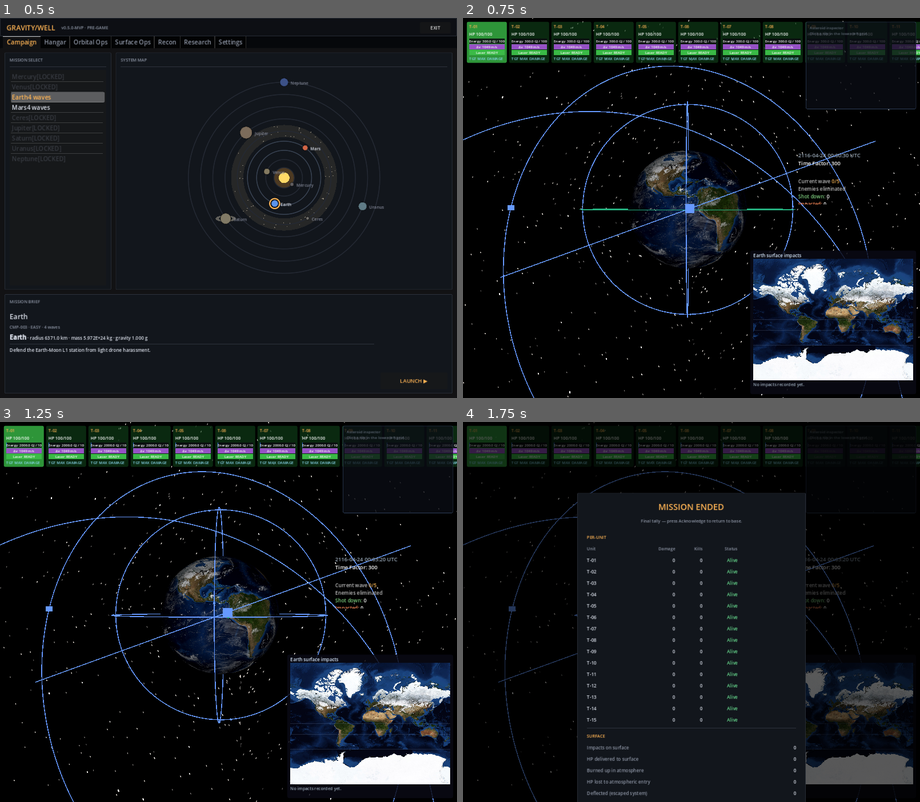
Above: before the commit, frames 1-4 (two rows, left to right).
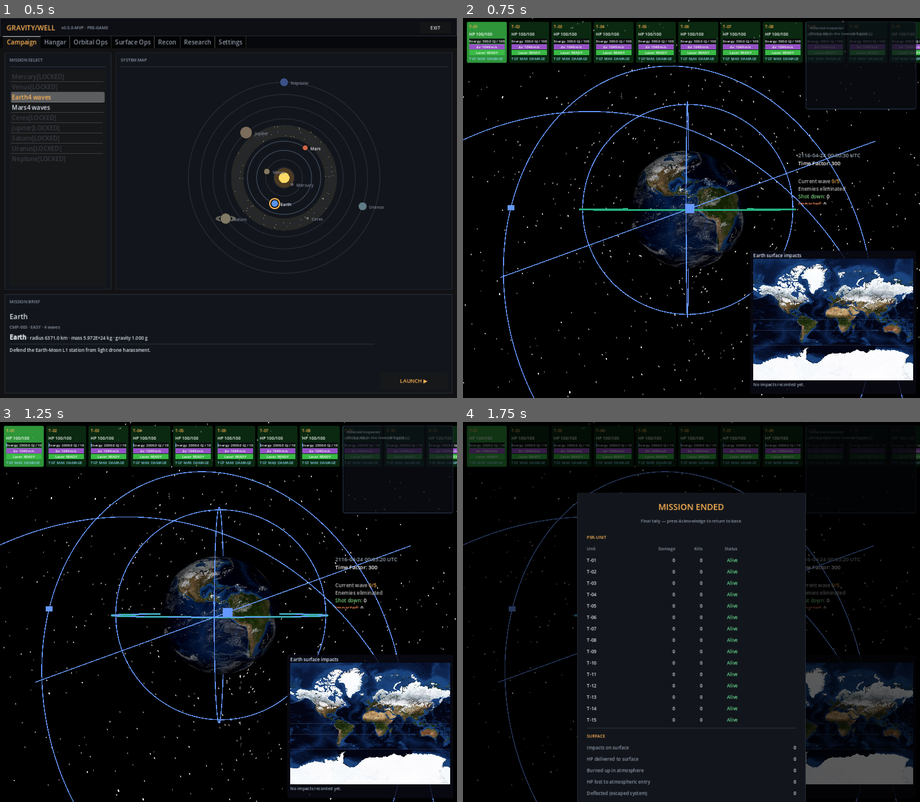
Above: after the commit, the same moments.

Repository: mellenburg/game
Game: Godot game, scene res://scenes/menu.tscn
Same seed, same stepped clock (60 frames per second), same inputs: the game is played once before the commit and once after it.
Inputs (mouse positions are in pixels of both pictures, inside the frame that each line leads up to):
- Up to frame 1 (0.5 s): no input
- Up to frame 2 (0.75 s): click "LAUNCH ▶" at 0.5 s
- Up to frame 3 (1.25 s): no input
- Up to frame 4 (1.75 s): tap Enter (commit_plan) at 1.25 s; drag from (577, 650) to (737, 528) at 1.27 s

Frame 1 is identical in both runs. In frame 2, 0.1% of the frame differs, in the area x 25-73%, y 50-51%; in frame 3, 0.1%, in the area x 24-72%, y 50-52%; in frame 4, less than 0.1%.

Commit message:
Neon-blue planning previews, thick selected orbit lines
Planning-mode satellites now carry an is_planning_preview flag set
at creation by toggle_planning / _sync_planning_to_reality. The
flag survives clone_orbit_from (never copied from the real sat) and
drives two rendering changes:

  * Path colour: _apply_path_color paints planning previews in a
    neon-blue COLOR_PLANNING_PREVIEW, overriding the green-selected
    cue so the projection stays unambiguous even on the unit being
    steered (the live sat sitting under it still carries the green
    selection tint).
  * Base line width: PLANNING_PATH_WIDTH_PX (2.0) for previews vs
    PLAYER_PATH_WIDTH_PX (1.5) for live, so the neon-blue line
    reads cleanly through a perfectly-overlapping pre-burn orbit.

Selection now bumps the visible width to SELECTED_PATH_WIDTH_PX
(3.0) regardless of team or preview state. _apply_path_style
records the base width into _base_path_width and a new
_apply_path_width helper picks between that and the selection
bump; select / unselect call the helper so the line thickens the
moment Tab / click moves selection rather than waiting for a
re-style.

https://claude.ai/code/session_019FMyv1zzBQRivgAbbjPD5S

Diff:
--- a/godot/scripts/earth_system.gd
+++ b/godot/scripts/earth_system.gd
@@ -1344,6 +1344,11 @@
 	_clear_planning()
 	for sat in real_satellites:
 		var clone := Satellite.new()
+		# Flag the clone before clone_from so _apply_path_style fires
+		# with the preview path width / colour baked in on first
+		# render. clone_orbit_from doesn't copy this flag back from the
+		# real sat, so the marker survives every per-tick re-sync.
+		clone.is_planning_preview = true
 		planning_container.add_child(clone)
 		clone.clone_from(sat)
 		planning_satellites.append(clone)
@@ -1610,6 +1615,11 @@
 func _sync_planning_to_reality() -> void:
 	while planning_satellites.size() < real_satellites.size():
 		var clone := Satellite.new()
+		# Mirror toggle_planning's tagging — every Satellite in the
+		# planning container is a projection, never a live unit, so
+		# the neon-blue path styling holds regardless of which code
+		# path created the clone.
+		clone.is_planning_preview = true
 		planning_container.add_child(clone)
 		clone.clone_from(real_satellites[planning_satellites.size()])
 		planning_satellites.append(clone)
--- a/godot/scripts/satellite.gd
+++ b/godot/scripts/satellite.gd
@@ -48,6 +48,10 @@
 # Tab-selected while an asteroid is grid-highlighted at the same time.
 const COLOR_HIGHLIGHTED := Color.WHITE
 const COLOR_PLAYER := Color(0.4, 0.6, 1.0)
+# Bright neon blue — exclusively used for planning-preview orbits, so
+# the projection of a future maneuver is unmistakable against the
+# duller blue of the live (real) trajectory it forks off from.
+const COLOR_PLANNING_PREVIEW := Color(0.20, 0.85, 1.0)
 const COLOR_ENEMY := Color(1.0, 0.35, 0.35)
 const COLOR_ASTEROID := Color(1.0, 0.85, 0.4)
 const COLOR_DECAYING := Color(0.95, 0.45, 0.95)
@@ -94,6 +98,17 @@
 # off their own roster. Use a constant readable thickness + full
 # opacity so the operator's own orbits stay legible.
 const PLAYER_PATH_WIDTH_PX: float = 1.5
+# Planning previews draw a touch thicker than the live trajectory so
+# they read clearly through the dull-blue live orbit they overlap.
+# Still narrower than the selection bump so the operator can layer
+# the two cues — neon-blue width 2 for "this is a projection",
+# selected-width 3 for "this is the unit I'm steering".
+const PLANNING_PATH_WIDTH_PX: float = 2.0
+# Width the selected satellite's orbit line is drawn at — twice the
+# default player path so an overlap between the live and planning
+# trajectories doesn't visually swallow the line the operator is
+# actively steering.
+const SELECTED_PATH_WIDTH_PX: float = 3.0
 # Surface installations: yellow-green tint, distinct from the orbital
 # blue + selected green so a glance at the 3D view (or the in-game HUD
 # roster) tells the player which units are anchored to the ground.
@@ -396,6 +411,18 @@
 # the underlying tint.
 var _path_color_base: Color = COLOR_PLAYER
 var _path_alpha: float = 1.0
+# Base path thickness derived from team / HP / preview state, written
+# by _apply_path_style and read by _apply_path_width. The visible
+# width applied to the OrbitalPath is the larger of this and the
+# SELECTED_PATH_WIDTH_PX bump when `selected` is true.
+var _base_path_width: float = PLAYER_PATH_WIDTH_PX
+# Planning-preview marker. Set true on every Satellite living in
+# `planning_satellites`, false on the live `real_satellites` copies.
+# Drives path color (neon blue override in _apply_path_color) and
+# base width (PLANNING_PATH_WIDTH_PX in _apply_path_style). Survives
+# clone_orbit_from since the preview-vs-real distinction is a property
+# of the container, not the orbit state being synced from.
+var is_planning_preview: bool = false
 
 
 func _init() -> void:
@@ -473,12 +500,14 @@
 	selected = true
 	_apply_color()
 	_apply_path_color()
+	_apply_path_width()
 
 
 func unselect() -> void:
 	selected = false
 	_apply_color()
 	_apply_path_color()
+	_apply_path_width()
 
 
 func highlight() -> void:
@@ -1151,7 +1180,13 @@
 	if path_visual == null:
 		return
 	var rgb: Color
-	if highlighted:
+	if is_planning_preview:
+		# Neon-blue wins over both highlight and selection on planning
+		# previews — the live sat next to it carries the green-selected
+		# / white-highlighted cues, so the projection stays
+		# unambiguously colour-coded as a projection.
+		rgb = COLOR_PLANNING_PREVIEW
+	elif highlighted:
 		rgb = COLOR_HIGHLIGHTED
 	elif selected:
 		rgb = COLOR_SELECTED
@@ -1159,6 +1194,18 @@
 		rgb = _path_color_base
 	rgb.a = _path_alpha
 	path_visual.color = rgb
+
+
+# Pick the visible line width based on selection. Selected sats get a
+# noticeable bump so an overlap between the live and planning
+# trajectories doesn't visually swallow the unit the operator is
+# steering. Called from select/unselect and from _apply_path_style
+# after the base width is recomputed.
+func _apply_path_width() -> void:
+	if path_visual == null:
+		return
+	var w: float = SELECTED_PATH_WIDTH_PX if selected else _base_path_width
+	path_visual.line_width_px = w
 
 
 ## Yellow → red tint for this body's orbit / status overlay, keyed by
@@ -1203,14 +1250,16 @@
 	var alpha: float
 	if is_deflected:
 		_path_color_base = COLOR_DEFLECTED
-		path_visual.line_width_px = ENEMY_PATH_WIDTH_MIN_PX
+		_base_path_width = ENEMY_PATH_WIDTH_MIN_PX
 		_path_alpha = 0.85
+		_apply_path_width()
 		_apply_path_color()
 		return
 	if is_stable_orbit:
 		_path_color_base = COLOR_STABLE
-		path_visual.line_width_px = ENEMY_PATH_WIDTH_MIN_PX
+		_base_path_width = ENEMY_PATH_WIDTH_MIN_PX
 		_path_alpha = 0.85
+		_apply_path_width()
 		_apply_path_color()
 		return
 	if team == TEAM_ENEMY:
@@ -1231,10 +1280,14 @@
 			ENEMY_PATH_ALPHA_MIN, ENEMY_PATH_ALPHA_MAX, hp_norm
 		)
 	else:
-		width = PLAYER_PATH_WIDTH_PX
+		# Planning previews carry a slightly fatter base width so the
+		# neon-blue projection still reads against the live trajectory
+		# even before the selection bump kicks in.
+		width = PLANNING_PATH_WIDTH_PX if is_planning_preview else PLAYER_PATH_WIDTH_PX
 		alpha = 1.0
 		_path_color_base = COLOR_PLAYER
-	path_visual.line_width_px = width
+	_base_path_width = width
+	_apply_path_width()
 	_path_alpha = alpha
 	_apply_path_color()
 
